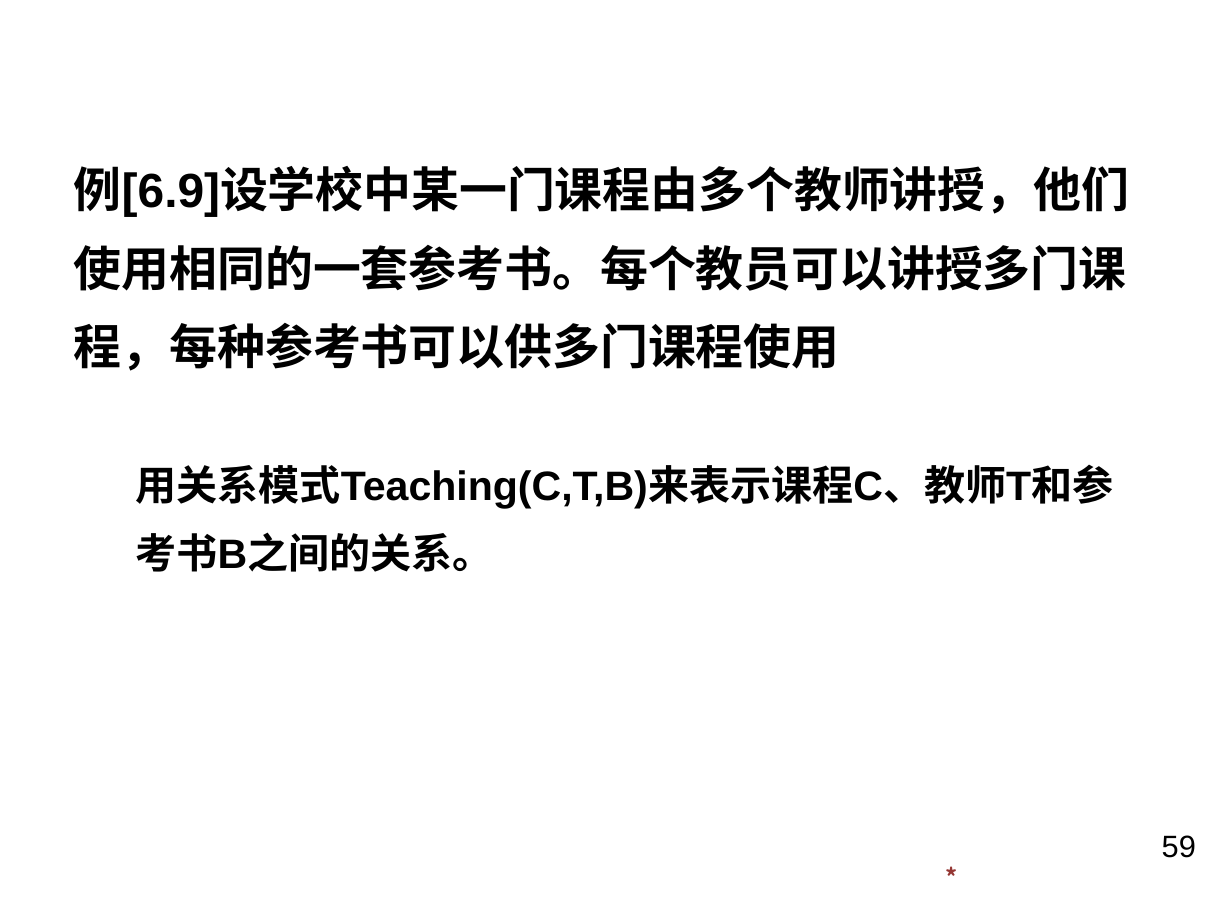
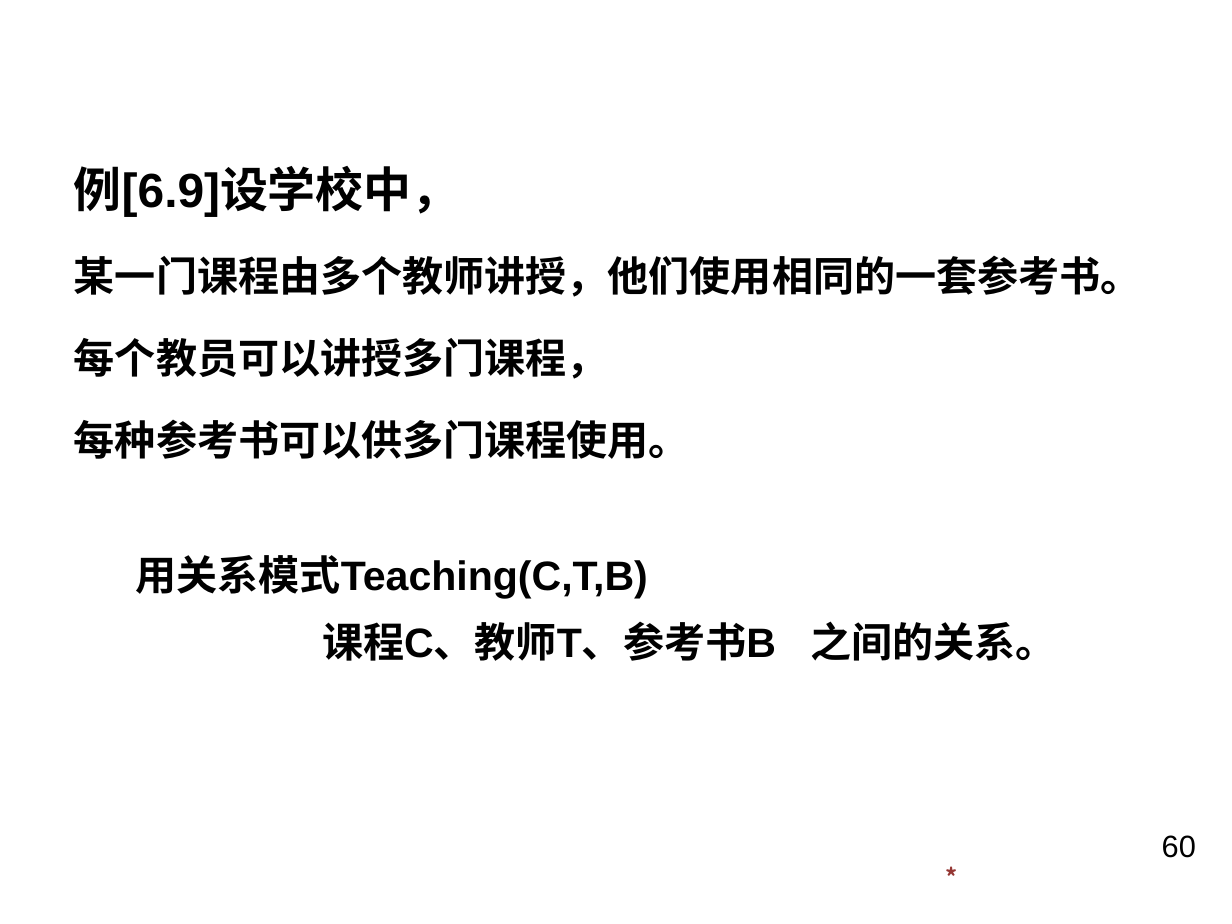
Before and after one commit to BlueVegetable/kejian, a slide deck: slide 60 of 数据库系统/第6章.pptx (slide 59 before the commit). Drawn at 1232x924 pixels with LibreOffice and Linux fonts; fonts in the diff are those of the drawing; background and template pictures are left out. Boxes give left, top, right and bottom in pixels: in the first picture for what was removed or moved away, otherwise in the second. Text is boxed around its words. In the diff, an @@ line names an element or a change of style, - is before the commit and + after.

```diff
--- a/数据库系统/第6章.pptx
+++ b/数据库系统/第6章.pptx
@@ text at [74, 166, 1142, 661]: text changed; size 28 to 24 pt @@
-例[6.9]设学校中某一门课程由多个教师讲授，他们
-使用相同的一套参考书。每个教员可以讲授多门课
-程，每种参考书可以供多门课程使用
-  用关系模式Teaching(C,T,B)来表示课程C、教师T和参
-  考书B之间的关系。
+例[6.9]设学校中，
+某一门课程由多个教师讲授，他们使用相同的一套参考书。
+每个教员可以讲授多门课程，
+每种参考书可以供多门课程使用。
+  用关系模式Teaching(C,T,B)
+  课程C、教师T、参考书B 之间的关系。
@@ page number at [1162, 835, 1196, 858]: text changed @@
-59
+60
```
Also in this commit, not shown: 57 other slides changed, 1 slide added, 15 other files.
